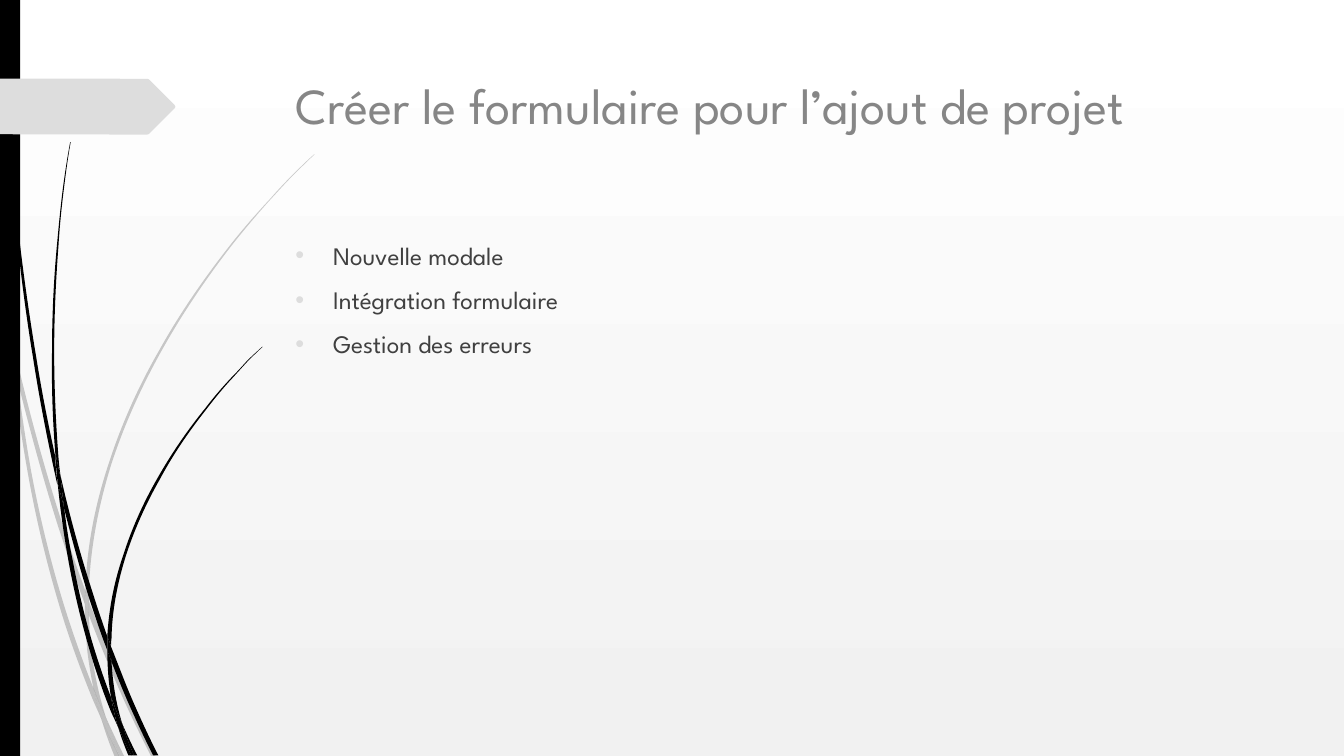
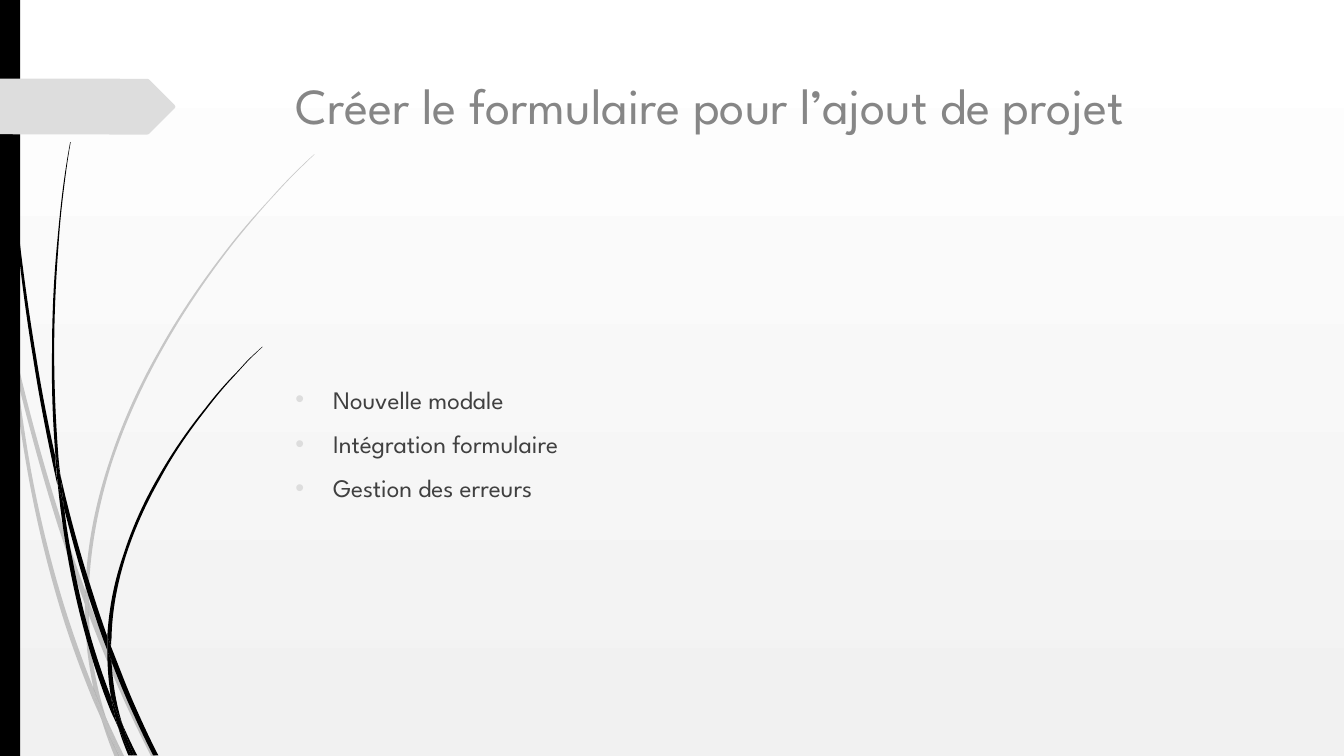
Before and after one commit to Oleome/Portfolio-architecte-sophie-bluel, a slide deck: slide 7 of Projet 3.ppt. Drawn at 1344x756 pixels with LibreOffice and Linux fonts; fonts in the diff are those of the drawing. Boxes give left, top, right and bottom in pixels: in the first picture for what was removed or moved away, otherwise in the second. Text is boxed around its words. In the diff, an @@ line names an element or a change of style, - is before the commit and + after.

```diff
--- a/Projet 3.ppt
+++ b/Projet 3.ppt
@@ text "Nouvelle modale" at (333, 391, 558, 498): alignment left to justified; vertical alignment top to middle @@
```
Also in this commit, not shown: 7 other slides changed.
